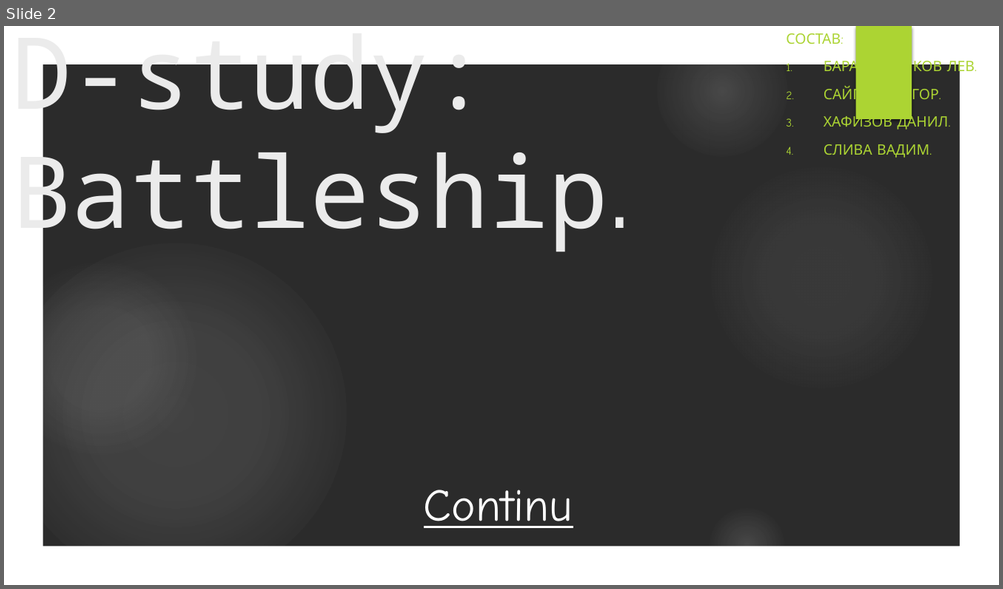
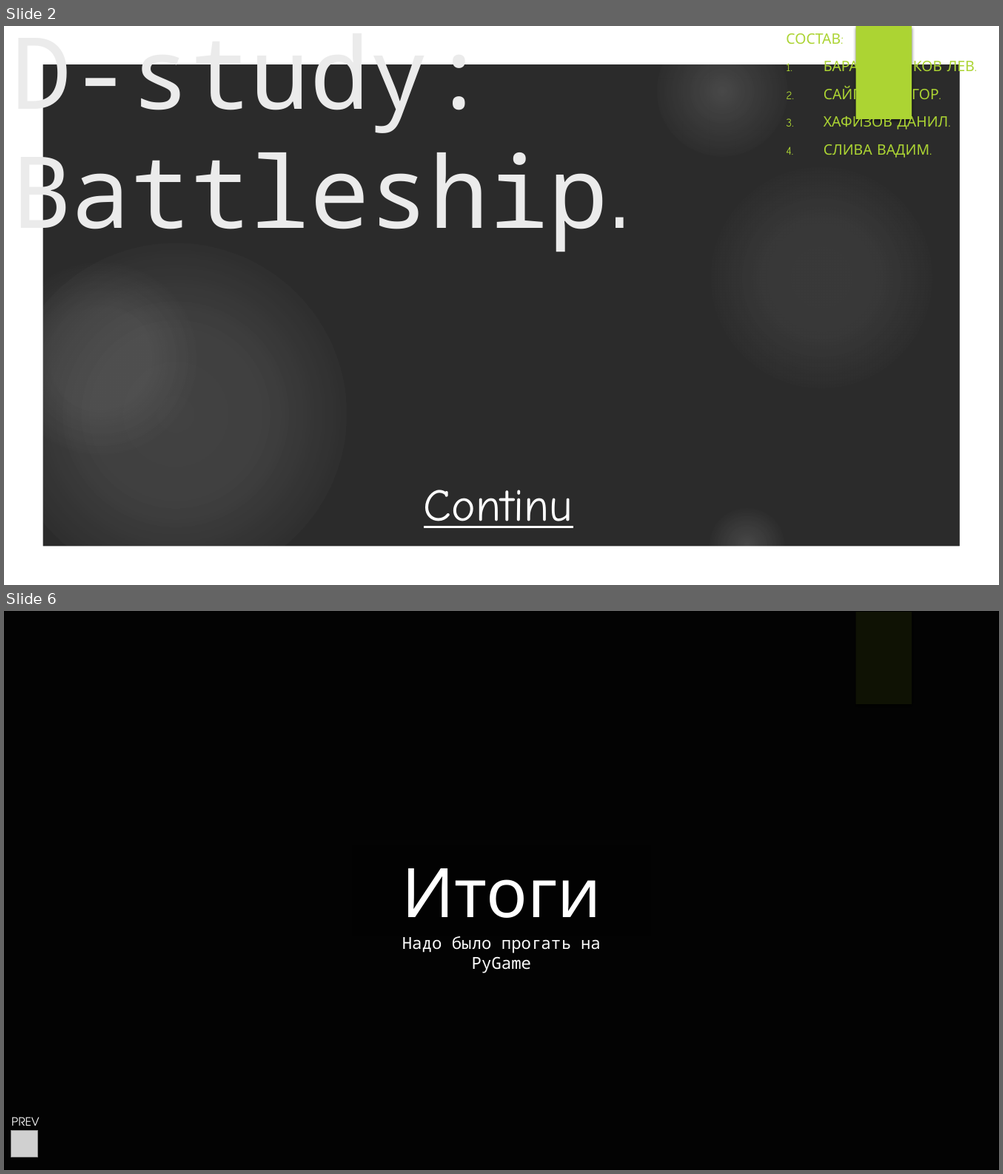
Before and after one commit to IRussianGamerI/IRussianGamerI, a slide deck: D-study.pptx. Shown one above the other, each under a label of ours: slide 2 before the commit, slides 2 and 6 after it; the slides between them are not shown. The pictures are 1003x589 and 1003x1174 pixels, drawn with LibreOffice and Linux fonts; fonts in the diff are those of the drawing; grey boxes stand for pictures; background and template pictures are left out; a plain dark background stands for a picture behind light text. Boxes give left, top, right and bottom in pixels: in the first picture for what was removed or moved away, otherwise in the second. Text is boxed around its words. In the diff, an @@ line names an element or a change of style, - is before the commit and + after.

```diff
--- a/D-study.pptx
+++ b/D-study.pptx
@@ slide 6 added at [4, 611, 999, 1170], background picture (left out); not listed: 1 template element that a slide beside it also shows @@
@@ rectangle added at [4, 611, 999, 1170], fill #000000 at 45% opacity, outline #000000 1.5 pt @@
@@ rectangle added at [4, 611, 999, 1170], fill #000000 at 45% opacity, outline #000000 1.5 pt @@
@@ rectangle added at [4, 611, 999, 1170], fill #000000 at 45% opacity, outline #000000 1.5 pt @@
@@ rectangle added at [4, 611, 999, 1170], fill #000000 at 45% opacity, outline #000000 1.5 pt @@
@@ text added at [401, 869, 600, 918], 66 pt, text #FFFFFF @@
+Итоги
@@ text added at [402, 937, 600, 973], 16 pt, text #FFFFFF @@
+Надо было прогать на PyGame
@@ text added at [11, 1117, 40, 1132], 11 pt, text #FFFFFF @@
+PREV
@@ picture added at [11, 1131, 37, 1157] @@
```
Also in this commit, not shown: 1 slide changed, 2 other slides added, 2 slides removed.
